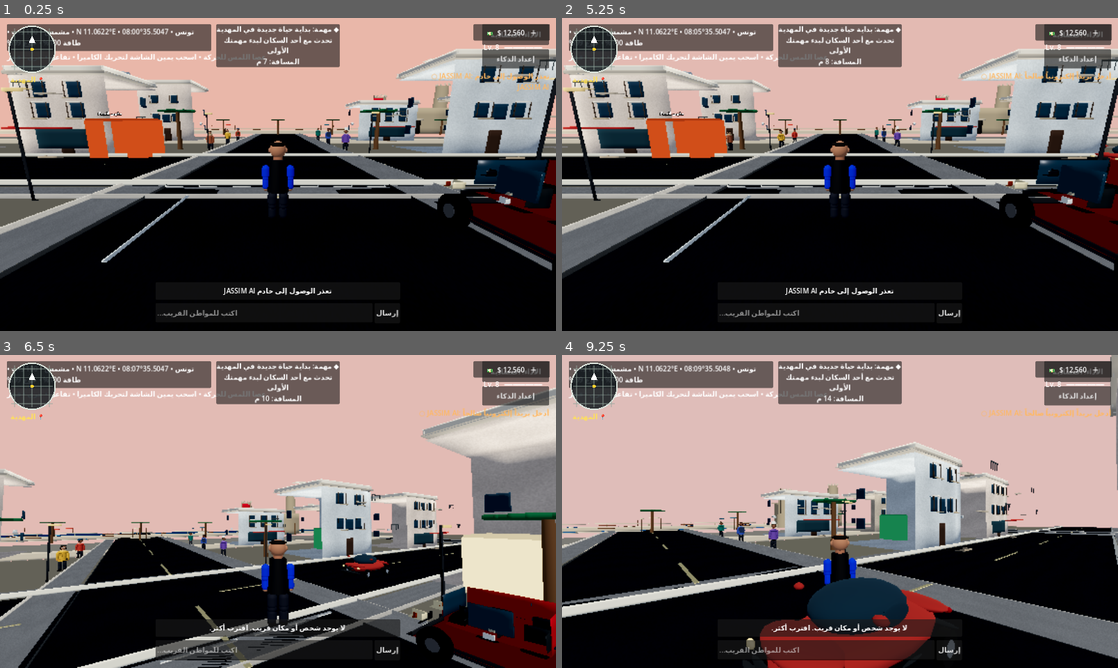
Above: before the commit, frames 1-4 (two rows, left to right).
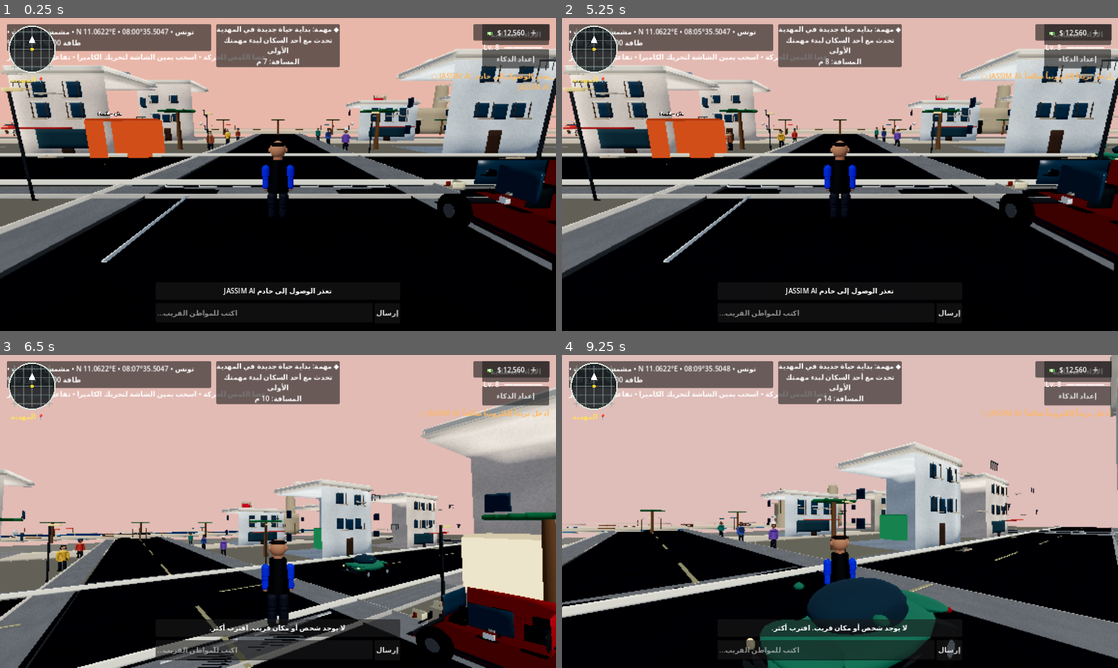
Above: after the commit, the same moments.

Repository: stevennpllk-crypto/REAL-LIFE-MAHDIA
Game: Godot game, scene res://scenes/Main.tscn
Two runs of this game, one before a commit and one after it. Both use one fixed random seed, a clock stepped at 60 frames per second and the inputs below.
Inputs (mouse positions are in pixels of both pictures, inside the frame that each line leads up to):
- Up to frame 1 (0.25 s): no input
- Up to frame 2 (5.25 s): click "الأداء: اقتصادية" at 0.5 s; click "إرسال" at 1.25 s; click "إعداد الذكاء" at 2 s; click "تسجيل الدخول" at 2.75 s; click "إنشاء حساب مجاني" at 3.5 s; click "حفظ رمز الجلسة" at 4.25 s; click "إغلاق" at 5 s
- Up to frame 3 (6.5 s): tap Enter at 5.75 s; move the mouse to (305, 511) at 5.77 s; hold W (move_forward) from 5.78 s (still down); tap E (interact) at 5.85 s; tap Space (jump) at 6.02 s
- Up to frame 4 (9.25 s): keep holding W (move_forward); move the mouse to (812, 511) at 6.52 s; tap Shift (run) at 6.6, 8.1 s; tap Space (jump) at 6.77, 8.27, 9.02 s; move the mouse to (851, 505) at 7.27 s; tap E (interact) at 7.35, 8.85 s; move the mouse to (834, 517) at 8.02 s; move the mouse to (878, 514) at 8.77 s

The runs differ from the first frame. In frame 1, less than 0.1% of the frame differs, in the area x 0-73%, y 30-38%; in frame 2, 0.1%; in frame 3, 0.2%; in frame 4, 4.3%, in the area x 35-70%, y 72-100%.

Commit message:
Add interactive waterfront cafe and outdoor seating

Diff:
--- a/scripts/life_manager.gd
+++ b/scripts/life_manager.gd
@@ -75,6 +75,7 @@
 	delivery_state = str(data.get("delivery_state", "not_started"))
 	delivery_target_name = str(data.get("delivery_target_name", ""))
 	_create_station("مقهى الميناء", "cafe", Vector3(-12, 0, -5), Color(0.65, 0.28, 0.12))
+	_create_station("مقهى الشاطئ", "cafe", Vector3(-63, 0, -46.5), Color(0.17, 0.38, 0.43))
 	_create_station("منزلك", "home", Vector3(15, 0, 8), Color(0.82, 0.76, 0.61))
 	_create_station("مكتب العمل", "job", Vector3(22, 0, -12), Color(0.18, 0.42, 0.28))
 	_create_station("متجر الحي", "shop", Vector3(-22, 0, 12), Color(0.18, 0.38, 0.68))
--- a/scripts/main.gd
+++ b/scripts/main.gd
@@ -223,6 +223,7 @@
 	_box(self, Vector3(180, 0.16, 38), Vector3(0, -0.02, -78), Color(0.035, 0.34, 0.56))
 	_box(self, Vector3(180, 0.18, 5), Vector3(0, 0.04, -57), Color(0.82, 0.76, 0.64))
 	_create_coastal_scenery()
+	_create_beach_cafe()
 
 func _create_coastal_scenery() -> void:
 	# A small Mediterranean waterfront set: boats, wave crests, benches and shade.
@@ -256,6 +257,51 @@
 	for i in range(7):
 		_create_palm(Vector3(-42.0 + float(i) * 14.0, 0, -47.0))
 	_create_borj_el_kebir_landmark()
+
+
+func _create_beach_cafe() -> void:
+	# A recognizable waterfront cafe with a shaded counter and outdoor seating.
+	var sand := Color(0.83, 0.76, 0.63)
+	var wood := Color(0.34, 0.22, 0.14)
+	var cafe := Node3D.new()
+	cafe.name = "BeachCafe"
+	cafe.position = Vector3(-63.0, 0.0, -46.5)
+	add_child(cafe)
+	_box(cafe, Vector3(7.0, 0.22, 4.2), Vector3(0, 0.12, 0), sand)
+	_box(cafe, Vector3(6.6, 2.4, 0.18), Vector3(0, 1.32, -1.95), Color(0.91, 0.86, 0.75))
+	_box(cafe, Vector3(0.18, 2.4, 3.9), Vector3(-3.25, 1.32, 0), Color(0.91, 0.86, 0.75))
+	_box(cafe, Vector3(0.18, 2.4, 3.9), Vector3(3.25, 1.32, 0), Color(0.91, 0.86, 0.75))
+	_box(cafe, Vector3(7.5, 0.22, 4.7), Vector3(0, 2.62, 0), Color(0.17, 0.38, 0.43))
+	_box(cafe, Vector3(7.7, 0.14, 1.25), Vector3(0, 2.28, 2.05), Color(0.88, 0.28, 0.16))
+	_box(cafe, Vector3(4.2, 0.82, 0.72), Vector3(0, 0.62, 1.05), wood)
+	_box(cafe, Vector3(4.35, 0.10, 0.82), Vector3(0, 1.08, 1.05), Color(0.79, 0.72, 0.59))
+	var sign := Label3D.new()
+	sign.text = "مقهى الشاطئ"
+	sign.position = Vector3(0, 2.0, 2.42)
+	sign.font_size = 36
+	sign.pixel_size = 0.008
+	cafe.add_child(sign)
+	# Three outdoor tables with simple chairs; shared meshes keep this mobile-friendly.
+	for i in range(3):
+		var x := -5.4 + float(i) * 5.4
+		var table := MeshInstance3D.new()
+		var table_mesh := CylinderMesh.new()
+		table_mesh.top_radius = 0.68
+		table_mesh.bottom_radius = 0.68
+		table_mesh.height = 0.12
+		table.mesh = table_mesh
+		table.position = Vector3(x, 0.88, 4.2)
+		table.material_override = _material(Color(0.88, 0.84, 0.74))
+		cafe.add_child(table)
+		_box(cafe, Vector3(0.16, 0.82, 0.16), Vector3(x, 0.42, 4.2), wood)
+		for side in [-1.0, 1.0]:
+			_box(cafe, Vector3(0.72, 0.12, 0.72), Vector3(x + side * 1.15, 0.48, 4.2), Color(0.22, 0.38, 0.36))
+			_box(cafe, Vector3(0.72, 0.82, 0.12), Vector3(x + side * 1.15, 0.88, 4.5), wood)
+	# A striped shade sail gives the cafe a distinct beach silhouette.
+	_box(cafe, Vector3(4.0, 0.10, 3.0), Vector3(0, 3.15, 4.4), Color(0.91, 0.83, 0.68))
+	for x in [-1.9, 1.9]:
+		_box(cafe, Vector3(0.12, 3.0, 0.12), Vector3(x, 1.55, 5.7), wood)
+
 
 func _create_borj_el_kebir_landmark() -> void:
 	var stone := Color(0.69, 0.62, 0.49)
